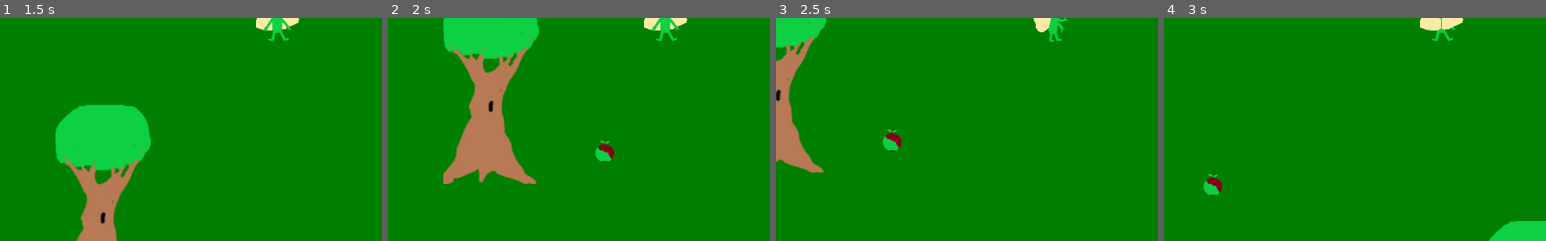
Above: before the commit, frames 1-4 (left to right).
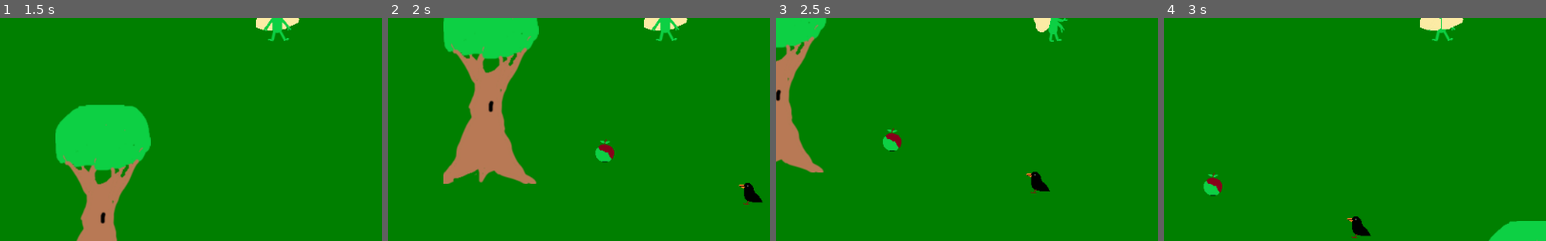
Above: after the commit, the same moments.

Repository: KimMcLelland/FaeQuest
Game: Godot game, scene res://Forest.tscn
Same seed, same stepped clock (60 frames per second), same inputs: the game is played once before the commit and once after it.
Inputs:
- Up to frame 1 (1.5 s): tap Enter at 0.5 s; hold Right (ui_right) 0.53-1.28 s; hold Down (ui_down) from 1.28 s (still down)
- Up to frame 2 (2 s): keep holding Down (ui_down)
- Up to frame 3 (2.5 s): release Down (ui_down) at 2.03 s; hold Right (ui_right) from 2.03 s (still down)
- Up to frame 4 (3 s): release Right (ui_right) at 2.78 s; hold Up (ui_up) from 2.78 s (still down)
The pictures show only the part of the screen within x 14-64%, y 50-100%; the shares and areas given below are measured in that part.

Frame 1 is identical in both runs. In frame 2, 0.3% of the frame differs, in the area x 91-98%, y 73-84%; in frame 3, 0.3%; in frame 4, 0.3%.

Commit message:
blackbirds and bees in the forest

Diff:
--- /dev/null
+++ b/Bee.gd
@@ -0,0 +1,35 @@
+extends KinematicBody2D
+
+var rng = RandomNumberGenerator.new()
+var direction
+var speed
+
+
+func _ready():
+	rng.randomize()
+	direction = rng.randi_range(1, 2)
+	speed = 100
+
+
+
+func _process(delta):
+	var velocity = Vector2()
+	if direction == 1:
+		velocity.x += 1
+		$AnimatedSprite.animation = "right"
+	if direction == 2:
+		velocity.x -= 1
+		$AnimatedSprite.animation = "left"
+
+	if position.x > 2016:
+		direction = 2
+	if position.x < 32:
+		direction = 1
+
+	if velocity.length() > 0:
+		velocity = velocity.normalized() * speed
+	velocity = move_and_slide(velocity)
+
+
+func _on_Timer_timeout():
+	direction = rng.randi_range(1, 2)
--- /dev/null
+++ b/Bee.tscn
@@ -0,0 +1,40 @@
+[gd_scene load_steps=6 format=2]
+
+[ext_resource path="res://Assets/Sprites/bee.png" type="Texture" id=1]
+[ext_resource path="res://Assets/Sprites/bee_right.png" type="Texture" id=2]
+[ext_resource path="res://Bee.gd" type="Script" id=3]
+
+[sub_resource type="SpriteFrames" id=1]
+animations = [ {
+"frames": [ ExtResource( 2 ) ],
+"loop": true,
+"name": "right",
+"speed": 5.0
+}, {
+"frames": [ ExtResource( 1 ) ],
+"loop": true,
+"name": "left",
+"speed": 5.0
+} ]
+
+[sub_resource type="CircleShape2D" id=2]
+radius = 19.4569
+
+[node name="Bee" type="KinematicBody2D"]
+script = ExtResource( 3 )
+__meta__ = {
+"_edit_group_": true
+}
+
+[node name="AnimatedSprite" type="AnimatedSprite" parent="."]
+frames = SubResource( 1 )
+animation = "right"
+
+[node name="CollisionShape2D" type="CollisionShape2D" parent="."]
+shape = SubResource( 2 )
+
+[node name="Timer" type="Timer" parent="."]
+wait_time = 2.0
+autostart = true
+
+[connection signal="timeout" from="Timer" to="." method="_on_Timer_timeout"]
--- a/Forest.gd
+++ b/Forest.gd
@@ -3,6 +3,8 @@
 var rng = RandomNumberGenerator.new()
 var Carrot = preload("res://carrot.tscn")
 var Apple = preload("res://apple.tscn")
+var Bird = preload("res://blackbird.tscn")
+var Bee = preload("res://Bee.tscn")
 
 
 
@@ -18,6 +20,16 @@
 	apple_spawn()
 	apple_spawn()
 	apple_spawn()
+	bird_spawn()
+	bird_spawn()
+	bird_spawn()
+	bird_spawn()
+	bird_spawn()
+	bee_spawn()
+	bee_spawn()
+	bee_spawn()
+	bee_spawn()
+	bee_spawn()
 
 
 
@@ -36,3 +48,15 @@
 	add_child(spawn)
 	spawn.position.x = rng.randi_range (32, 2016)
 	spawn.position.y = rng.randi_range (32, 1768)
+
+func bird_spawn():
+	var spawn = Bird.instance()
+	add_child(spawn)
+	spawn.position.x = rng.randi_range (32, 2016)
+	spawn.position.y = rng.randi_range (32, 1768)
+
+func bee_spawn():
+	var spawn = Bee.instance()
+	add_child(spawn)
+	spawn.position.x = rng.randi_range (32, 2016)
+	spawn.position.y = rng.randi_range (32, 1768)
--- a/apple.tscn
+++ b/apple.tscn
@@ -7,7 +7,6 @@
 radius = 19.3528
 
 [node name="apple" type="Area2D"]
-z_index = 1
 script = ExtResource( 2 )
 __meta__ = {
 "_edit_group_": true
--- /dev/null
+++ b/blackbird.gd
@@ -0,0 +1,47 @@
+extends Area2D
+
+var rng = RandomNumberGenerator.new()
+var direction
+var speed
+var mode
+
+
+func _ready():
+	rng.randomize()
+	direction = rng.randi_range(1, 2)
+	speed = 300
+	mode = "peck"
+	if direction == 1:
+		$AnimatedSprite.animation = "left"
+	if direction == 2:
+		$AnimatedSprite.animation = "right"
+
+
+
+func _process(delta):
+	var velocity = Vector2()
+	if mode == "fly":
+		if direction == 1:
+			velocity.x -= 1
+			velocity.y -= 1
+		if direction == 2:
+			velocity.x += 1
+			velocity.y -= 1
+		if velocity.length() > 0:
+			velocity = velocity.normalized() * speed
+		position += velocity * delta
+
+
+func _on_blackbird_body_shape_entered(body_id, body, body_shape, local_shape):
+	if body.name == "Player":
+		mode = "fly"
+		if body.position.x > position.x:
+			direction = 1
+			$AnimatedSprite.animation = "left"
+		if body.position.x < position.x:
+			direction = 2
+			$AnimatedSprite.animation = "right"
+
+
+func _on_VisibilityNotifier2D_screen_exited():
+	queue_free()
--- /dev/null
+++ b/blackbird.tscn
@@ -0,0 +1,40 @@
+[gd_scene load_steps=6 format=2]
+
+[ext_resource path="res://Assets/Sprites/blackbird.png" type="Texture" id=1]
+[ext_resource path="res://Assets/Sprites/blackbird_left.png" type="Texture" id=2]
+[ext_resource path="res://blackbird.gd" type="Script" id=3]
+
+[sub_resource type="SpriteFrames" id=1]
+animations = [ {
+"frames": [ ExtResource( 1 ) ],
+"loop": true,
+"name": "right",
+"speed": 5.0
+}, {
+"frames": [ ExtResource( 2 ) ],
+"loop": true,
+"name": "left",
+"speed": 5.0
+} ]
+
+[sub_resource type="CircleShape2D" id=2]
+radius = 116.404
+
+[node name="blackbird" type="Area2D"]
+z_index = 1
+script = ExtResource( 3 )
+__meta__ = {
+"_edit_group_": true
+}
+
+[node name="AnimatedSprite" type="AnimatedSprite" parent="."]
+frames = SubResource( 1 )
+animation = "right"
+
+[node name="CollisionShape2D" type="CollisionShape2D" parent="."]
+shape = SubResource( 2 )
+
+[node name="VisibilityNotifier2D" type="VisibilityNotifier2D" parent="."]
+
+[connection signal="body_shape_entered" from="." to="." method="_on_blackbird_body_shape_entered"]
+[connection signal="screen_exited" from="VisibilityNotifier2D" to="." method="_on_VisibilityNotifier2D_screen_exited"]
Binary file added: Assets/Sprites/bee.png
Not shown, added: Assets/Sprites/bee.png.import
Binary file added: Assets/Sprites/bee_right.png
Not shown, added: Assets/Sprites/bee_right.png.import
Binary file added: Assets/Sprites/blackbird.png
Not shown, added: Assets/Sprites/blackbird.png.import
Binary file added: Assets/Sprites/blackbird_left.png
Not shown, added: Assets/Sprites/blackbird_left.png.import
